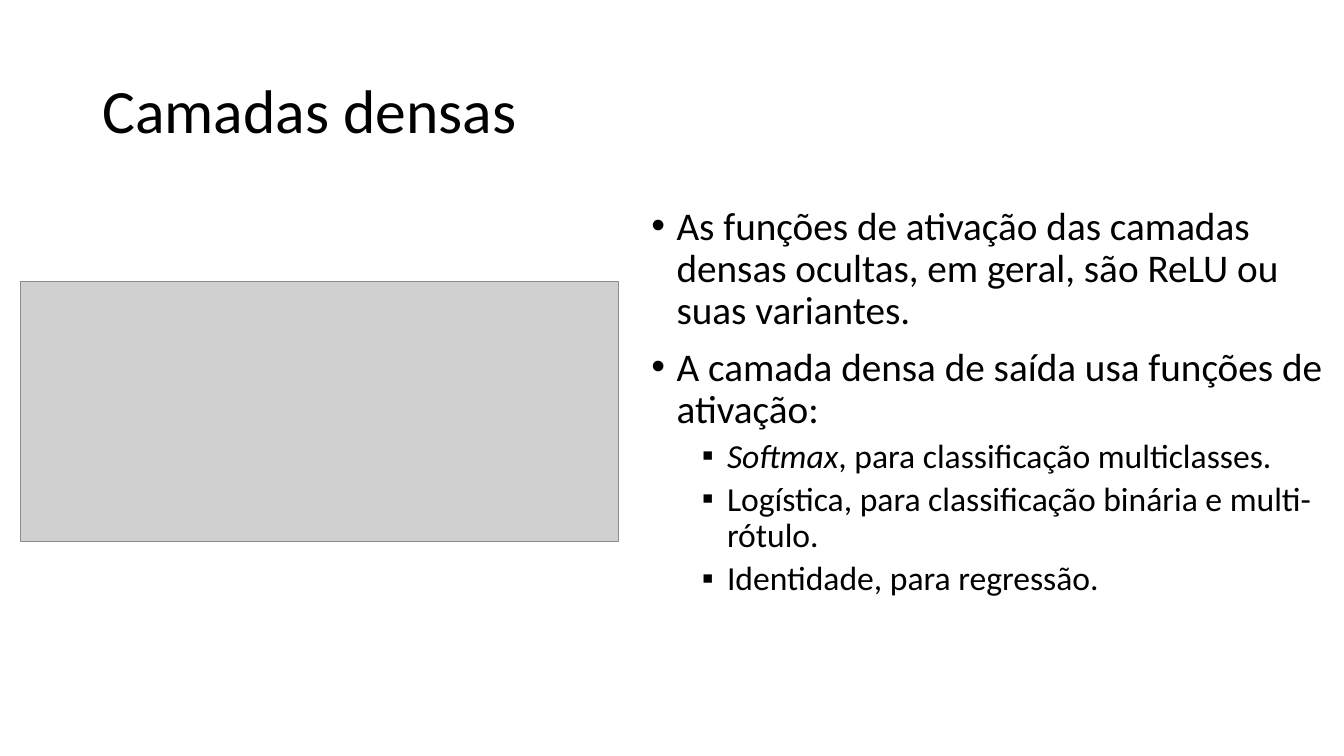
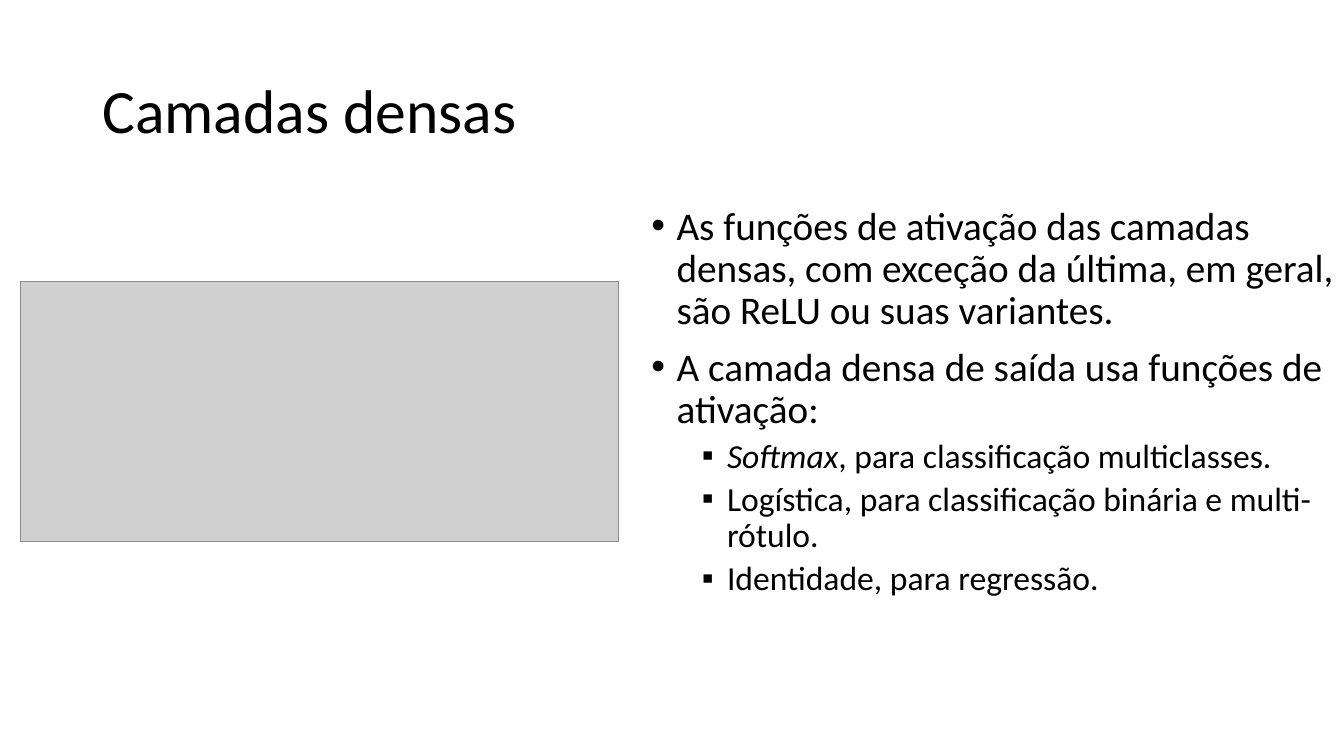
Before and after one commit to zz4fap/c24_inteligencia_artificial, a slide deck: slide 63 of slides/C24_CNN.pptx. Drawn at 1344x756 pixels with LibreOffice and Linux fonts; fonts in the diff are those of the drawing; grey boxes stand for pictures. Boxes give left, top, right and bottom in pixels: in the first picture for what was removed or moved away, otherwise in the second. Text is boxed around its words. In the diff, an @@ line names an element or a change of style, - is before the commit and + after.

```diff
--- a/slides/C24_CNN.pptx
+++ b/slides/C24_CNN.pptx
@@ text at <box>677,212,1334,325</box>: text changed @@
-• As funções de ativação das camadas densas ocultas, em geral, são ReLU ou suas variantes.
+• As funções de ativação das camadas densas, com exceção da última, em geral, são ReLU ou suas variantes.
```
Also in this commit, not shown: 3 other slides changed.
